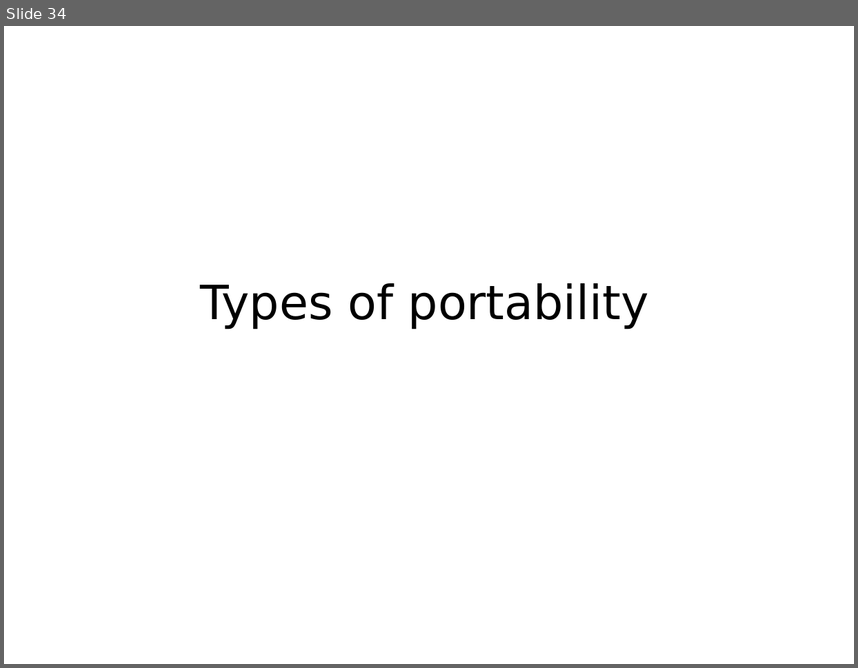
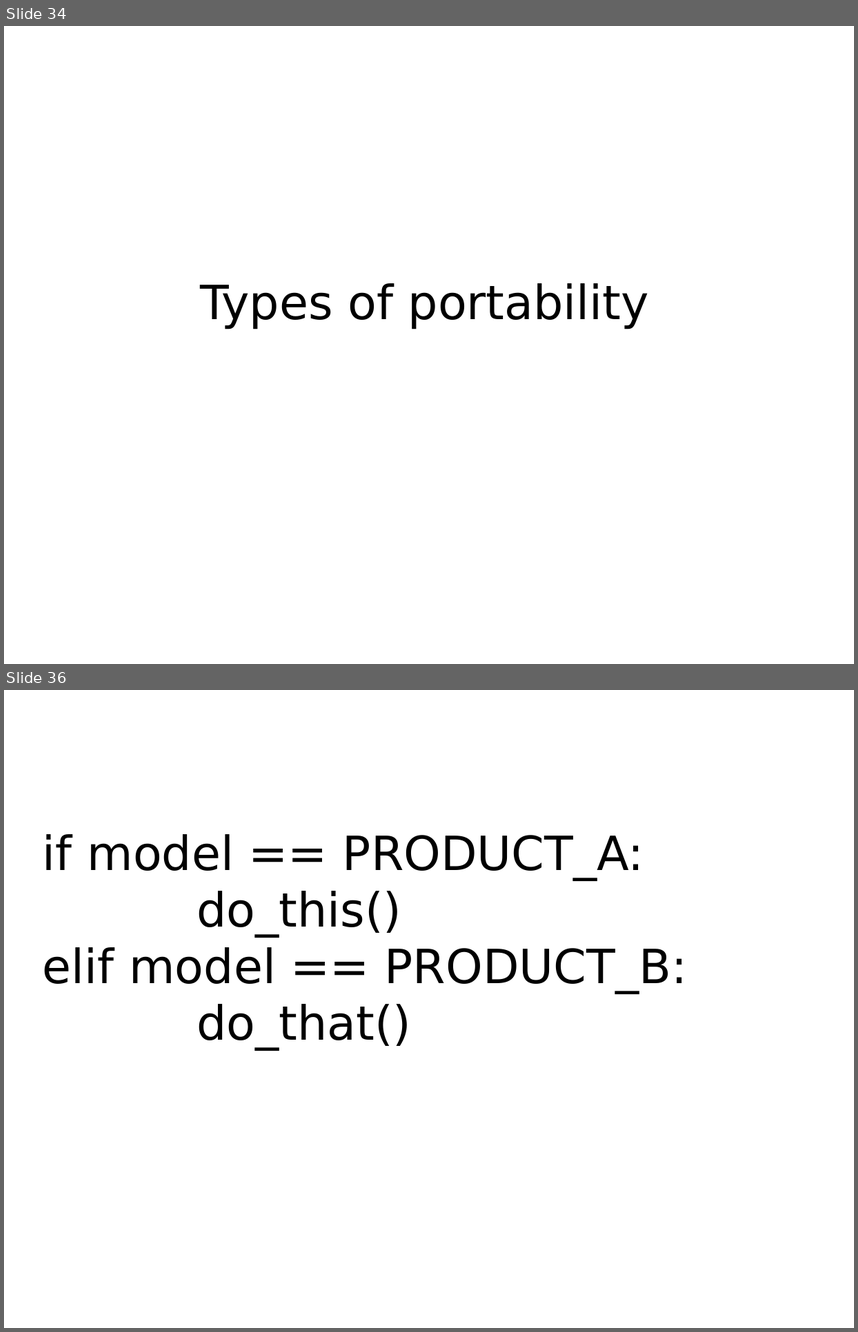
Before and after one commit to mkohler/embedded_python_presentation, a slide deck: embedded_python.odp. Shown one above the other, each under a label of ours: slide 34 before the commit, slides 34 and 36 after it; the slides between them are not shown. The pictures are 858x668 and 858x1332 pixels, drawn with LibreOffice and Linux fonts; fonts in the diff are those of the drawing. Boxes give left, top, right and bottom in pixels: in the first picture for what was removed or moved away, otherwise in the second. Text is boxed around its words. In the diff, an @@ line names an element or a change of style, - is before the commit and + after.

```diff
--- a/embedded_python.odp
+++ b/embedded_python.odp
@@ slide 36 added at bbox=[4, 690, 854, 1328], background #FFFFFF @@
@@ title added at bbox=[43, 834, 687, 1049], 44 pt, text #000000 @@
+if model == PRODUCT_A:
+do_this()
+elif model == PRODUCT_B:
+do_that()
```
Also in this commit, not shown: 3 other slides added, 1 other file.
